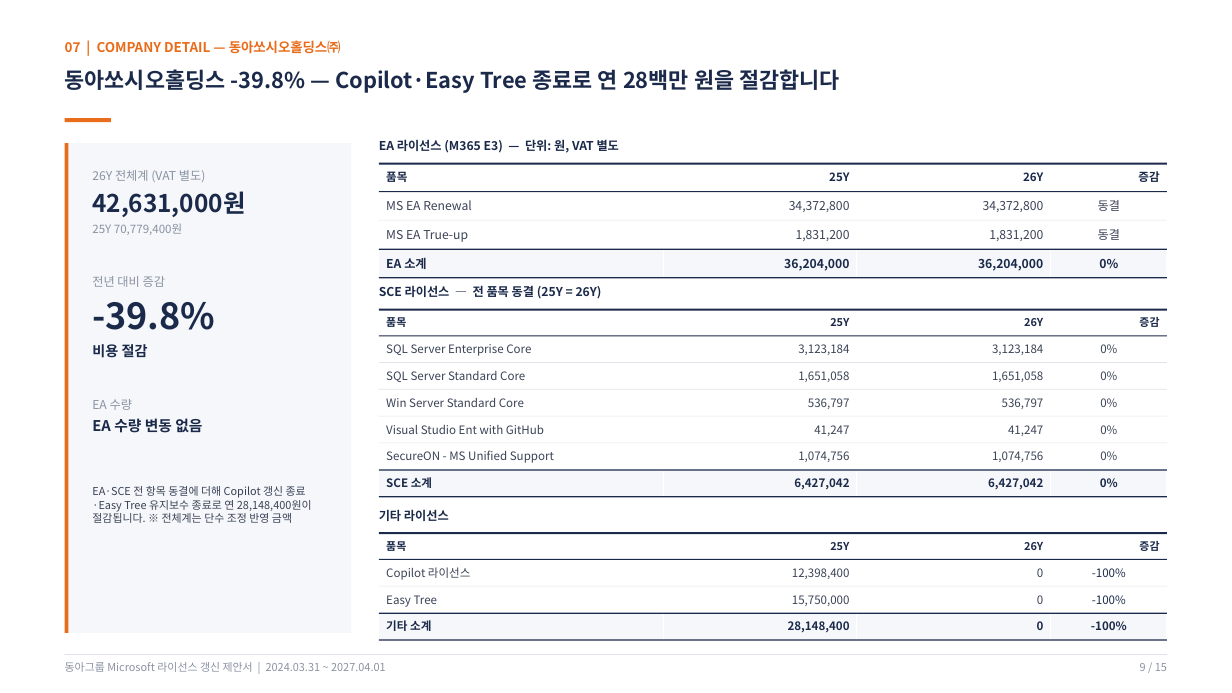
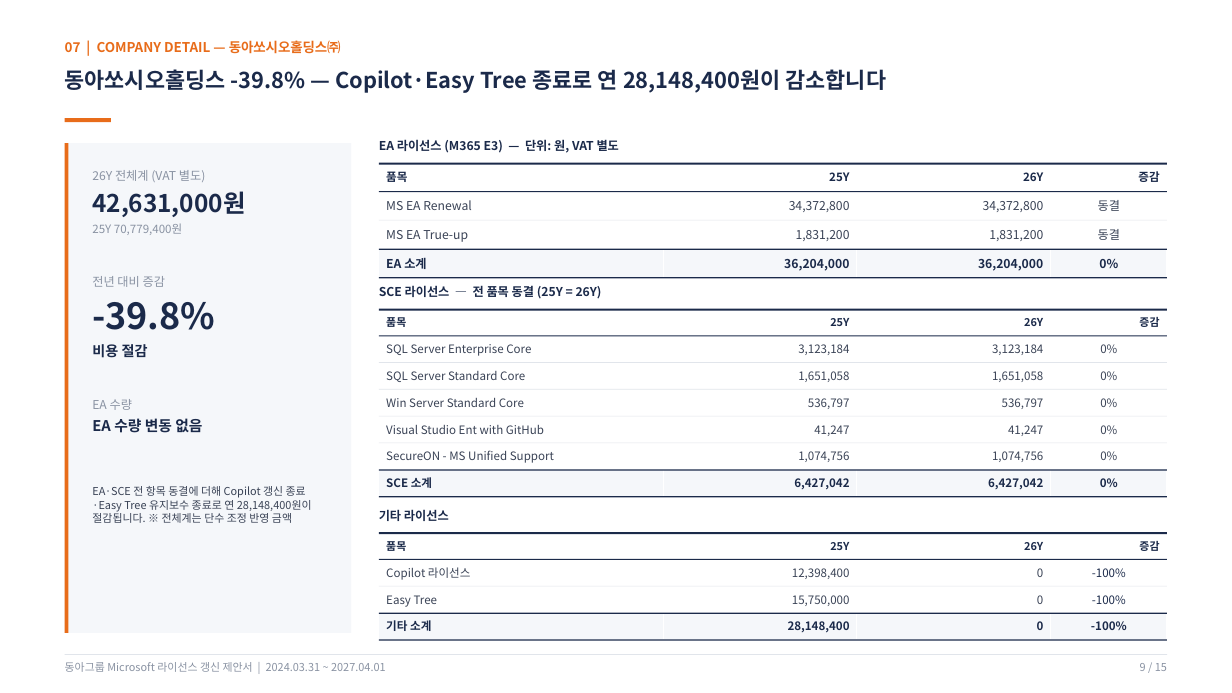
Before and after one commit to mss881024-dev/first-project, a slide deck: slide 9 of docs/ea-renewal-proposal/동아그룹_Microsoft_라이선스_갱신제안서_2026.pptx. Drawn at 1232x693 pixels with LibreOffice and Linux fonts; fonts in the diff are those of the drawing. Boxes give left, top, right and bottom in pixels: in the first picture for what was removed or moved away, otherwise in the second. Text is boxed around its words. In the diff, an @@ line names an element or a change of style, - is before the commit and + after.

```diff
--- a/docs/ea-renewal-proposal/동아그룹_Microsoft_라이선스_갱신제안서_2026.pptx
+++ b/docs/ea-renewal-proposal/동아그룹_Microsoft_라이선스_갱신제안서_2026.pptx
@@ text at (x1=65, y1=69, x2=886, y2=93): text changed @@
-동아쏘시오홀딩스 -39.8% — Copilot·Easy Tree 종료로 연 28백만 원을 절감합니다
+동아쏘시오홀딩스 -39.8% — Copilot·Easy Tree 종료로 연 28,148,400원이 감소합니다
```
Also in this commit, not shown: 5 other slides changed, 2 other files.
